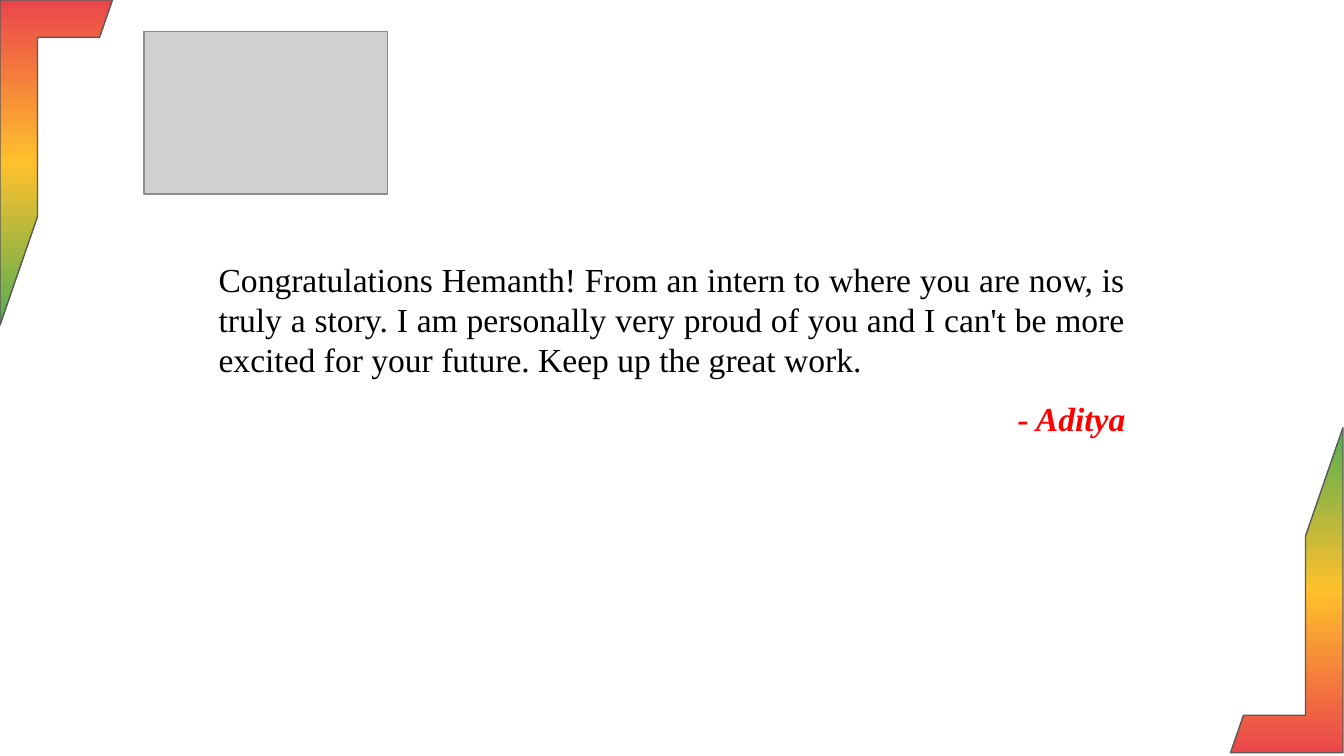
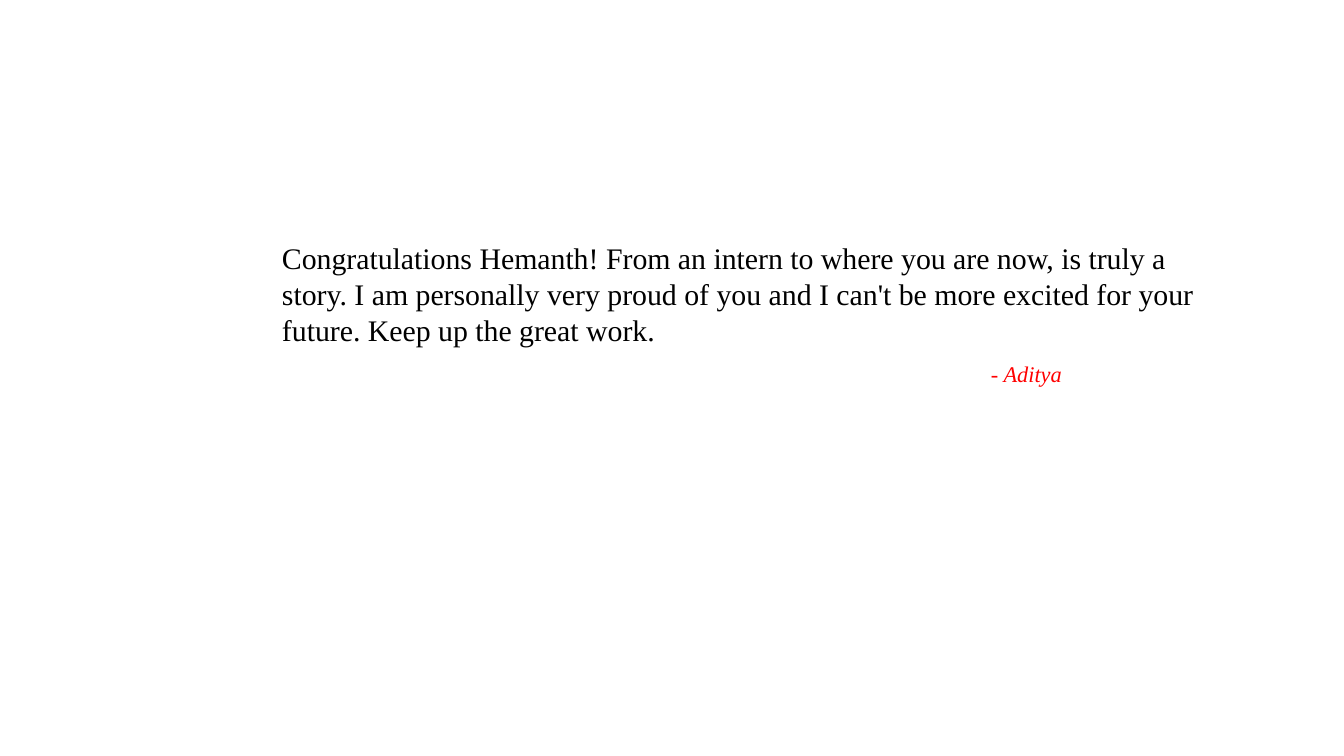
Before and after one commit to Harisudhan23/HR-automation-UI, a slide deck: slide 4 of media/Final_Anniversary_Presentation.pptx. Drawn at 1344x756 pixels with LibreOffice and Linux fonts; fonts in the diff are those of the drawing; grey boxes stand for pictures; background and template pictures are left out. Boxes give left, top, right and bottom in pixels: in the first picture for what was removed or moved away, otherwise in the second. Text is boxed around its words. In the diff, an @@ line names an element or a change of style, - is before the commit and + after.

```diff
--- a/media/Final_Anniversary_Presentation.pptx
+++ b/media/Final_Anniversary_Presentation.pptx
@@ half frame removed at [0, 0, 113, 325] @@
@@ picture removed at [144, 31, 388, 194] @@
@@ text "Congratulations Hemanth! From an intern ...": place and size @@
-text "Congratulations Hemanth! From an intern ..." at [219, 268, 1124, 379]
+text "Congratulations Hemanth! From an intern ..." at [282, 248, 1194, 346]
@@ text "Congratulations Hemanth! From an intern ..." at [282, 248, 1194, 346]: size 18 to 16 pt; alignment justified to left @@
@@ text "- Aditya": place and size @@
-text "- Aditya" at [1036, 407, 1126, 438]
+text "- Aditya" at [1004, 366, 1062, 387]
@@ text "- Aditya" at [1004, 366, 1062, 387]: size 18 to 12 pt, bold off @@
@@ half frame removed at [1231, 427, 1344, 753] @@
```
Also in this commit, not shown: 8 other slides changed, 1 slide added, 3 slides removed, 4 other files.
